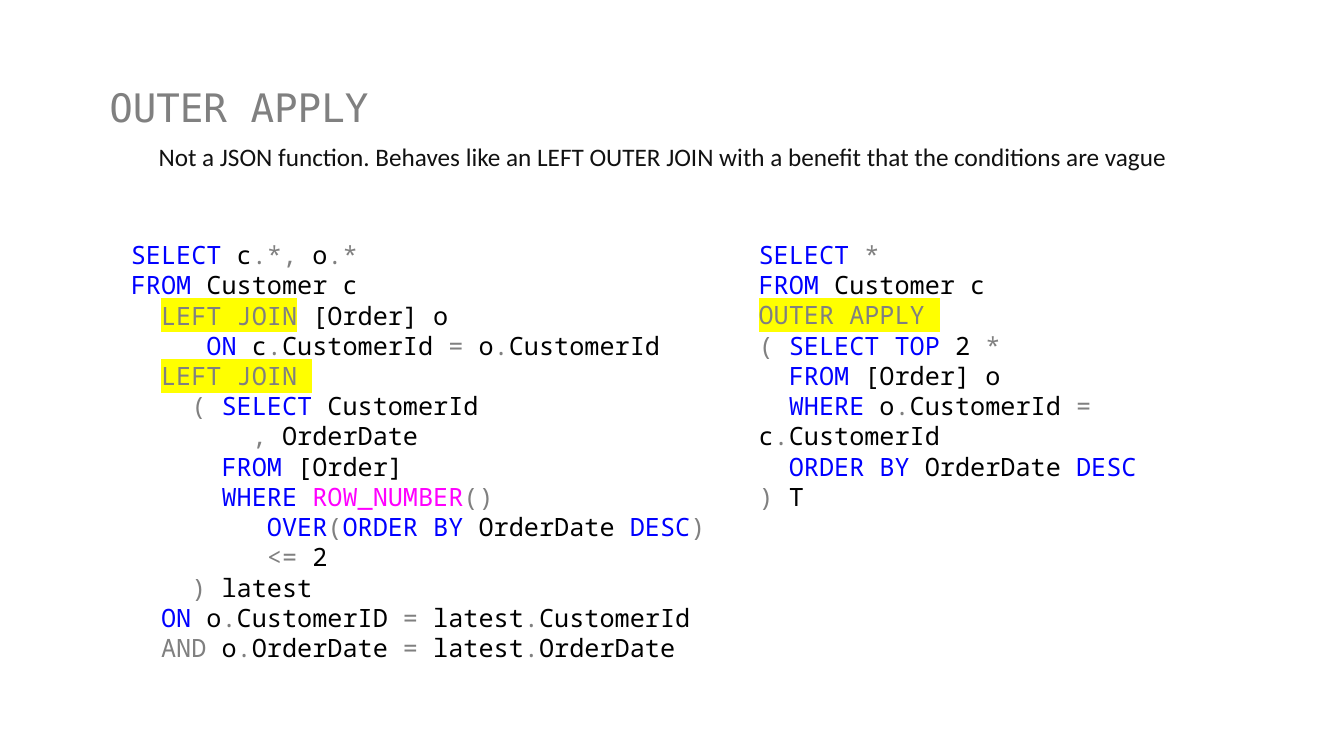
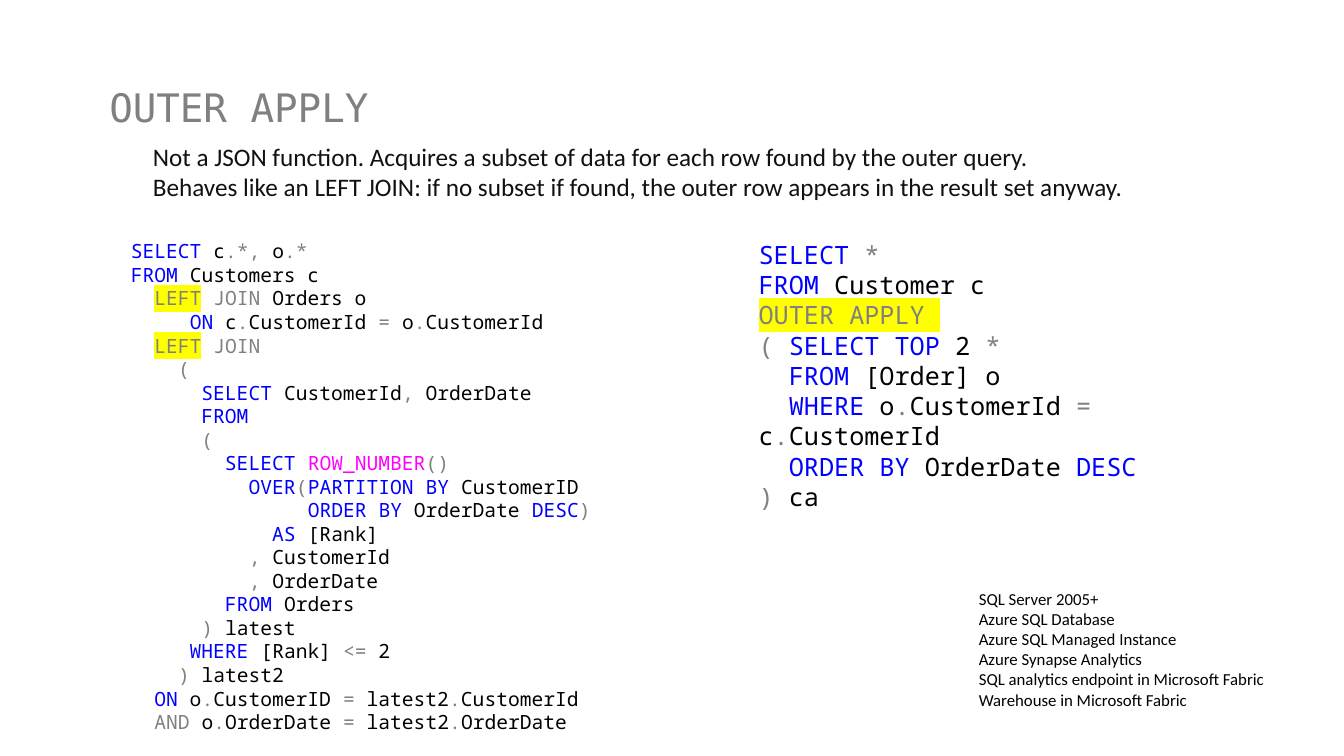
Before and after one commit to jbfoushee/MyPresentations, a slide deck: slide 40 of TSQL_JSON_Operators/TSQL_JSON_Operators.pptx (slide 21 before the commit). Drawn at 1344x756 pixels with LibreOffice and Linux fonts; fonts in the diff are those of the drawing. Boxes give left, top, right and bottom in pixels: in the first picture for what was removed or moved away, otherwise in the second. Text is boxed around its words. In the diff, an @@ line names an element or a change of style, - is before the commit and + after.

```diff
--- a/TSQL_JSON_Operators/TSQL_JSON_Operators.pptx
+++ b/TSQL_JSON_Operators/TSQL_JSON_Operators.pptx
@@ text at (x1=153, y1=148, x2=1122, y2=200): text changed @@
-Not a JSON function. Behaves like an LEFT OUTER JOIN with a benefit that the conditions are vague
+Not a JSON function. Acquires a subset of data for each row found by the outer query.
+Behaves like an LEFT JOIN: if no subset if found, the outer row appears in the result set anyway.
@@ text at (x1=759, y1=245, x2=1136, y2=477): text changed; text colour #808080 to #000000 @@
-) T
+) ca
@@ text at (x1=131, y1=267, x2=367, y2=306): text changed; size 18 to 14 pt @@
-FROM Customer c
-LEFT JOIN [Order] o
+FROM Customers c
+LEFT JOIN Orders o
@@ text at (x1=131, y1=243, x2=543, y2=636): size 18 to 14 pt in "SELECT c.*, o.*", "ON c.CustomerId = o.CustomerId", "LEFT JOIN", ", OrderDate" and 1 more places; highlight #FFFF00 to none in "JOIN" @@
@@ text at (x1=201, y1=385, x2=591, y2=565): text changed; size 18 to 14 pt @@
-( SELECT CustomerId
+(
+SELECT CustomerId, OrderDate
+FROM
+(
+SELECT ROW_NUMBER()
+OVER(PARTITION BY CustomerID
+ORDER BY OrderDate DESC)
+AS [Rank]
+, CustomerId
@@ text at (x1=225, y1=596, x2=355, y2=612): text changed; size 18 to 14 pt; text colour #0000FF to #000000 @@
-FROM [Order]
-WHERE ROW_NUMBER()
-OVER(ORDER BY OrderDate DESC)
-<= 2
+FROM Orders
@@ text added at (x1=979, y1=594, x2=1264, y2=706), 12 pt, text #000000 @@
+SQL Server 2005+
+Azure SQL Database
+Azure SQL Managed Instance
+Azure Synapse Analytics
+SQL analytics endpoint in Microsoft Fabric
+Warehouse in Microsoft Fabric
@@ text at (x1=154, y1=643, x2=579, y2=730): text changed; size 18 to 14 pt @@
-ON o.CustomerID = latest.CustomerId
-AND o.OrderDate = latest.OrderDate
+WHERE [Rank] <= 2
+) latest2
+ON o.CustomerID = latest2.CustomerId
+AND o.OrderDate = latest2.OrderDate
```
Also in this commit, not shown: 15 other slides changed, 47 slides added, 1 slide removed, 3 other files.
